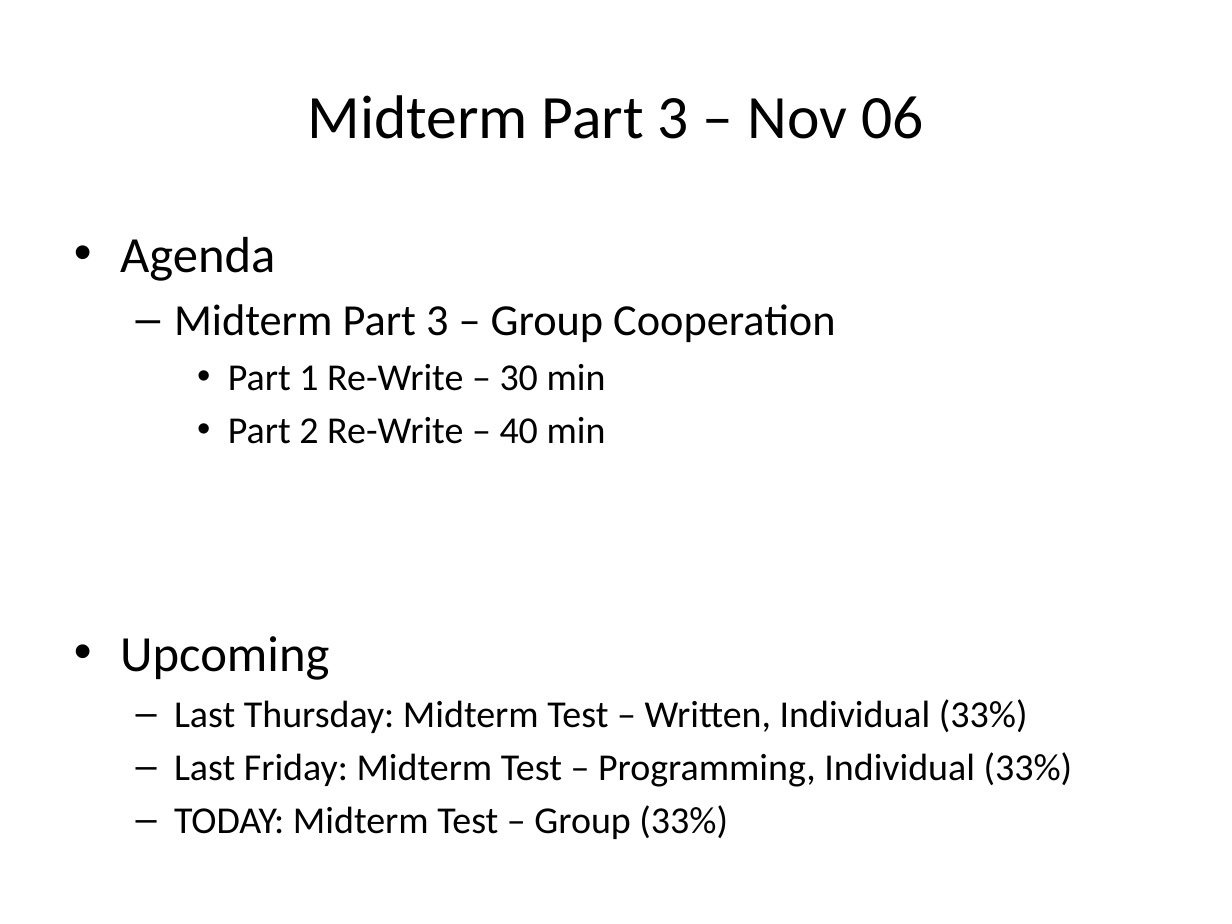
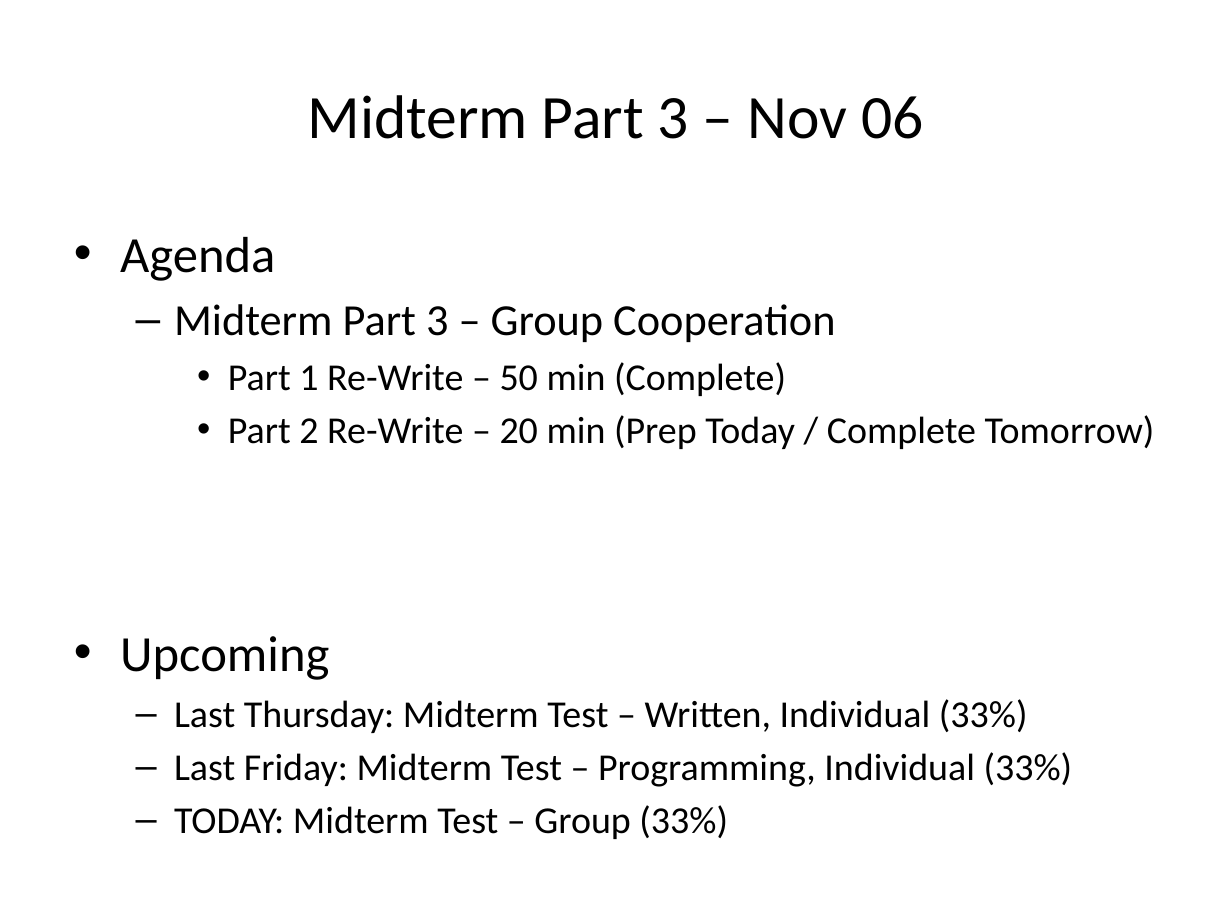
Before and after one commit to BirkaranGill/ICS3C0, a slide deck: slide 1 of Daily Agendas/Day10.1_MidtermPart3_Nov06.pptx. Drawn at 1232x924 pixels with LibreOffice and Linux fonts; fonts in the diff are those of the drawing. Boxes give left, top, right and bottom in pixels: in the first picture for what was removed or moved away, otherwise in the second. Text is boxed around its words. In the diff, an @@ line names an element or a change of style, - is before the commit and + after.

```diff
--- a/Daily Agendas/Day10.1_MidtermPart3_Nov06.pptx
+++ b/Daily Agendas/Day10.1_MidtermPart3_Nov06.pptx
@@ text at bbox=[228, 362, 1155, 449]: text changed @@
-    • Part 1 Re-Write – 30 min
-    • Part 2 Re-Write – 40 min
+    • Part 1 Re-Write – 50 min (Complete)
+    • Part 2 Re-Write – 20 min (Prep Today / Complete Tomorrow)
```
Also in this commit, not shown: 1 other file.
